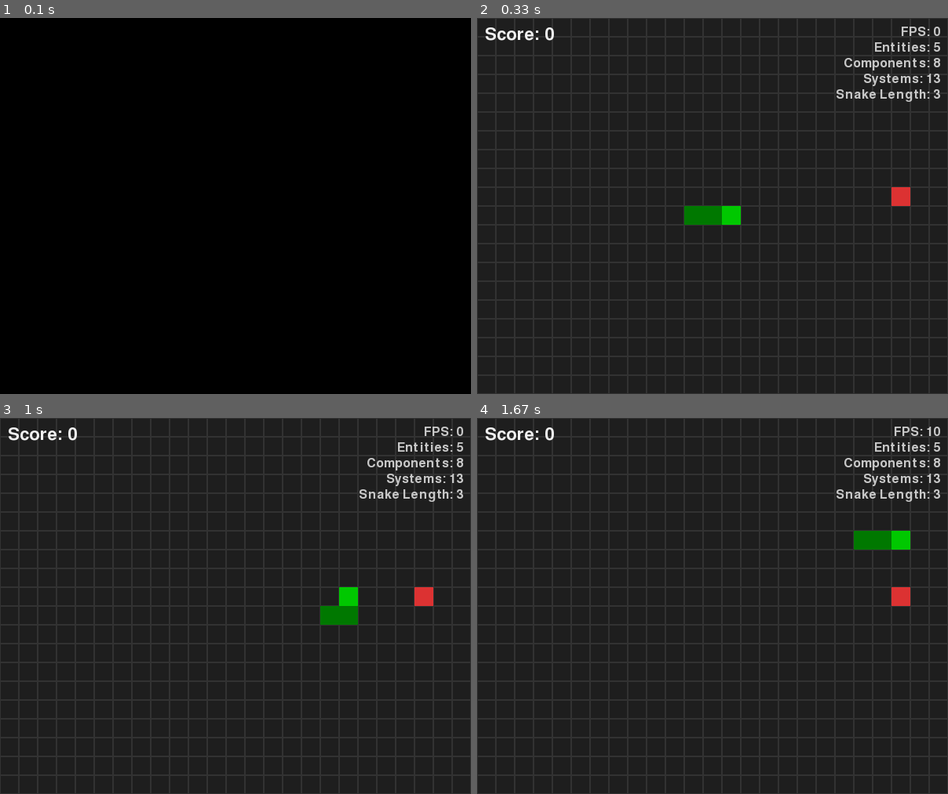
Above: before the commit, frames 1-4 (two rows, left to right).
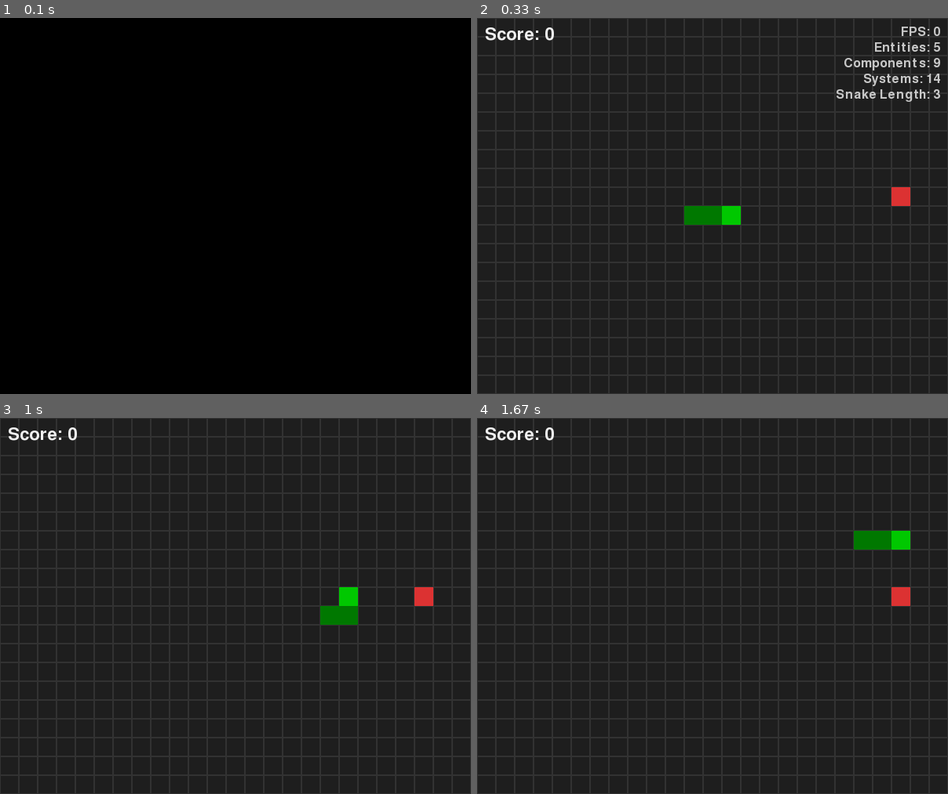
Above: after the commit, the same moments.

Repository: theKHutDeveloper/pygame_arcade_games
Game: pygame game, started from snake/main.py
Same seed, same stepped clock (60 frames per second), same inputs: the game is played once before the commit and once after it.
Inputs:
- Up to frame 1 (0.1 s): no input
- Up to frame 2 (0.33 s): no input
- Up to frame 3 (1 s): hold F1 0.33-0.8 s; hold Right 0.33-0.8 s; tap W at 0.83 s
- Up to frame 4 (1.67 s): hold Right from 1.23 s (still down)

Frame 1 is identical in both runs. In frame 2, less than 0.1% of the frame differs, in the area x 97-99%, y 10-18%; in frame 3, 1.0%; in frame 4, 1.0%, in the area x 76-99%, y 2-23%.

Commit message:
feat(snake): add toggleable ECS debug overlay
* Introduce DebugSettings component
* Implement DebugToggleSystem to toggle overlay with F1
* Update DebugRenderSystem to respect debug enabled state
* Initialize debug settings in game state entity

Diff:
--- a/snake/components.py
+++ b/snake/components.py
@@ -41,3 +41,8 @@
 @dataclass
 class GameState:
     state: str = "playing"
+
+
+@dataclass
+class DebugSettings:
+    enabled: bool = True
--- a/snake/main.py
+++ b/snake/main.py
@@ -16,6 +16,8 @@
     RenderScoreSystem,
     RenderGameStateSystem,
     DebugRenderSystem,
+    DebugSettings,
+    DebugToggleSystem,
 )
 from snake.spawn import spawn_snake
 from snake.components import Score, GameState
@@ -32,9 +34,14 @@
 
     # game state entity
     game_entity = world.create_entity()
+
     world.add_component(game_entity, Score(0))
     world.add_component(game_entity, GameState("playing"))
+    world.add_component(game_entity, DebugSettings(True))
+
     spawn_snake(world)
+
+    world.add_system(DebugToggleSystem())
 
     world.add_system(SnakeInputSystem())
     world.add_system(SnakeMovementSystem())
--- a/snake/systems.py
+++ b/snake/systems.py
@@ -11,6 +11,7 @@
     Grow,
     Score,
     GameState,
+    DebugSettings,
 )
 from snake.config import GRID_WIDTH, GRID_HEIGHT, CELL_SIZE, SCREEN_WIDTH, SCREEN_HEIGHT
 from snake.spawn import spawn_snake
@@ -289,6 +290,7 @@
                 game_entity = world.create_entity()
                 world.add_component(game_entity, Score(0))
                 world.add_component(game_entity, GameState("playing"))
+                world.add_component(game_entity, DebugSettings(True))
 
                 # respawn snake
                 spawn_snake(world)
@@ -301,6 +303,16 @@
         self.font = pygame.font.SysFont(None, 24)
 
     def update(self, world, dt, events):
+        settings = list(world.get_entities_with(DebugSettings))
+
+        if not settings:
+            return
+
+        entity, (debug,) = settings[0]
+
+        if not debug.enabled:
+            return
+
         fps = int(self.clock.get_fps())
 
         # count entities
@@ -333,3 +345,18 @@
             rect = text.get_rect(topright=(SCREEN_WIDTH - 10, y))
             self.screen.blit(text, rect)
             y += 20
+
+
+class DebugToggleSystem(System):
+    def update(self, world, dt, events):
+        settings = list(world.get_entities_with(DebugSettings))
+
+        if not settings:
+            return
+
+        entity, (debug,) = settings[0]
+
+        for event in events:
+            if event.type == pygame.KEYDOWN and event.key == pygame.K_F1:
+                debug.enabled = not debug.enabled
+                print("F1 pressed, debug:", debug.enabled)
